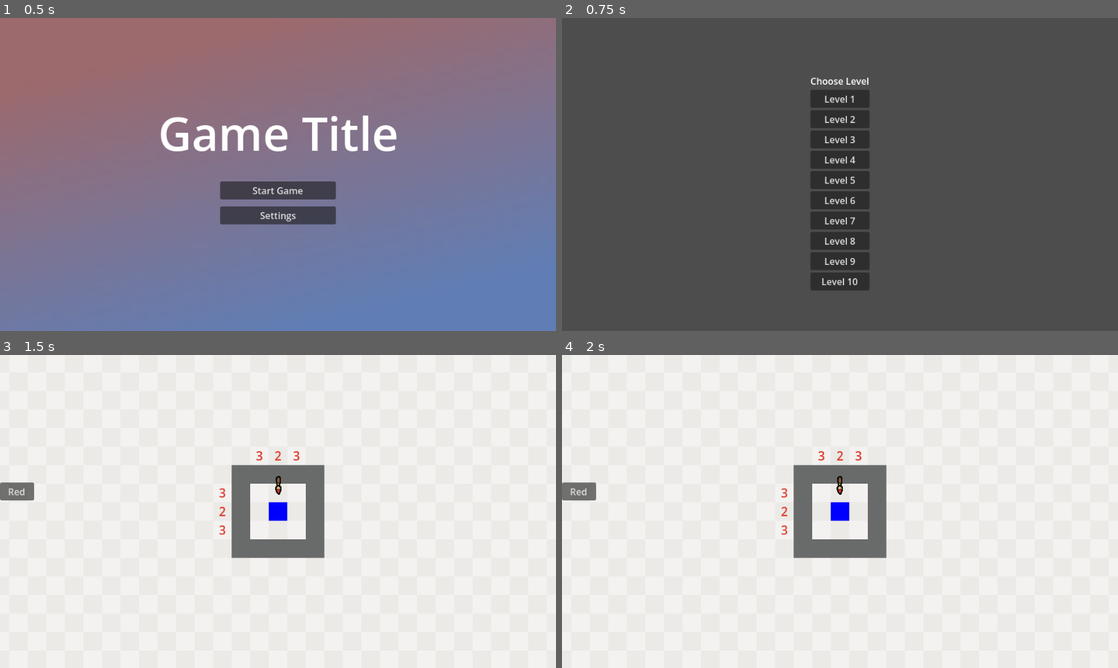
Above: before the commit, frames 1-4 (two rows, left to right).
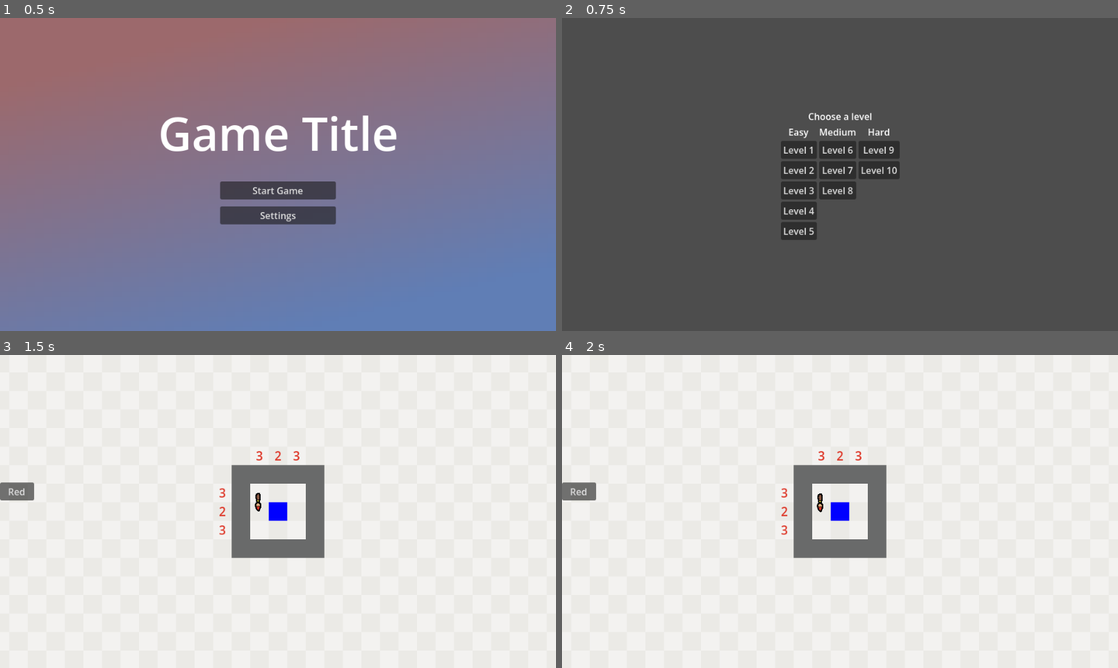
Above: after the commit, the same moments.

Repository: btoosey/Godot-Wild-Jam-99
Game: Godot game, scene res://scenes/main/main.tscn
Two runs of this game, one before a commit and one after it. Both use one fixed random seed, a clock stepped at 60 frames per second and the inputs below.
Inputs:
- Up to frame 1 (0.5 s): no input
- Up to frame 2 (0.75 s): click "Start Game" at 0.5 s
- Up to frame 3 (1.5 s): click "Level 2" at 1.25 s
- Up to frame 4 (2 s): no input

Frame 1 is identical in both runs. In frame 2, 6.9% of the frame differs, in the area x 39-61%, y 19-87%; in frame 3, 0.1%; in frame 4, 0.1%.

Commit message:
ADD: organised levels into difficulty

Diff:
--- a/scenes/main/main.tscn
+++ b/scenes/main/main.tscn
@@ -104,82 +104,119 @@
 visible = false
 script = ExtResource("7_ouso4")
 
-[node name="VBoxContainer" type="VBoxContainer" parent="LevelSelect" unique_id=181954482]
+[node name="Levels" type="VBoxContainer" parent="LevelSelect" unique_id=536352581]
 anchors_preset = 8
 anchor_left = 0.5
 anchor_top = 0.5
 anchor_right = 0.5
 anchor_bottom = 0.5
-offset_left = -51.0
-offset_top = -77.0
-offset_right = 51.0
-offset_bottom = 77.0
-grow_horizontal = 2
-grow_vertical = 2
-
-[node name="Label" type="Label" parent="LevelSelect/VBoxContainer" unique_id=271184574]
-layout_mode = 2
-text = "
-Choose Level"
-
-[node name="Levels" type="VBoxContainer" parent="LevelSelect/VBoxContainer" unique_id=1886944100]
-layout_mode = 2
-
-[node name="Level 1" type="Button" parent="LevelSelect/VBoxContainer/Levels" unique_id=137428368]
+offset_left = -102.5
+offset_top = -112.5
+offset_right = 102.5
+offset_bottom = 112.5
+grow_horizontal = 2
+grow_vertical = 2
+size_flags_horizontal = 4
+size_flags_vertical = 4
+
+[node name="Label" type="Label" parent="LevelSelect/Levels" unique_id=55819264]
+layout_mode = 2
+size_flags_horizontal = 4
+text = "Choose a level"
+
+[node name="Difficulties" type="HBoxContainer" parent="LevelSelect/Levels" unique_id=244345872]
+layout_mode = 2
+size_flags_horizontal = 4
+size_flags_vertical = 4
+
+[node name="Easy" type="VBoxContainer" parent="LevelSelect/Levels/Difficulties" unique_id=181954482]
+layout_mode = 2
+
+[node name="Label" type="Label" parent="LevelSelect/Levels/Difficulties/Easy" unique_id=271184574]
+layout_mode = 2
+size_flags_horizontal = 4
+text = "Easy"
+
+[node name="EasyLevels" type="VBoxContainer" parent="LevelSelect/Levels/Difficulties/Easy" unique_id=1886944100]
+layout_mode = 2
+
+[node name="Level 1" type="Button" parent="LevelSelect/Levels/Difficulties/Easy/EasyLevels" unique_id=137428368]
 layout_mode = 2
 text = "Level 1"
 script = ExtResource("7_b1x3f")
 level_scene = ExtResource("2_hujxm")
 
-[node name="Level 2" type="Button" parent="LevelSelect/VBoxContainer/Levels" unique_id=341662506]
+[node name="Level 2" type="Button" parent="LevelSelect/Levels/Difficulties/Easy/EasyLevels" unique_id=341662506]
 layout_mode = 2
 text = "Level 2"
 script = ExtResource("7_b1x3f")
 level_scene = ExtResource("10_raeie")
 
-[node name="Level 3" type="Button" parent="LevelSelect/VBoxContainer/Levels" unique_id=1515643934]
+[node name="Level 3" type="Button" parent="LevelSelect/Levels/Difficulties/Easy/EasyLevels" unique_id=1515643934]
 layout_mode = 2
 text = "Level 3"
 script = ExtResource("7_b1x3f")
 level_scene = ExtResource("11_hxu8e")
 
-[node name="Level 4" type="Button" parent="LevelSelect/VBoxContainer/Levels" unique_id=1539580581]
+[node name="Level 4" type="Button" parent="LevelSelect/Levels/Difficulties/Easy/EasyLevels" unique_id=1539580581]
 layout_mode = 2
 text = "Level 4"
 script = ExtResource("7_b1x3f")
 level_scene = ExtResource("12_nvumn")
 
-[node name="Level 5" type="Button" parent="LevelSelect/VBoxContainer/Levels" unique_id=881757263]
+[node name="Level 5" type="Button" parent="LevelSelect/Levels/Difficulties/Easy/EasyLevels" unique_id=881757263]
 layout_mode = 2
 text = "Level 5"
 script = ExtResource("7_b1x3f")
 level_scene = ExtResource("13_ou6is")
 
-[node name="Level 6" type="Button" parent="LevelSelect/VBoxContainer/Levels" unique_id=1481485533]
+[node name="Medium" type="VBoxContainer" parent="LevelSelect/Levels/Difficulties" unique_id=804535895]
+layout_mode = 2
+
+[node name="Label" type="Label" parent="LevelSelect/Levels/Difficulties/Medium" unique_id=1139271354]
+layout_mode = 2
+size_flags_horizontal = 4
+text = "Medium"
+
+[node name="MediumLevels" type="VBoxContainer" parent="LevelSelect/Levels/Difficulties/Medium" unique_id=1627309505]
+layout_mode = 2
+
+[node name="Level 6" type="Button" parent="LevelSelect/Levels/Difficulties/Medium/MediumLevels" unique_id=1261150055]
 layout_mode = 2
 text = "Level 6"
 script = ExtResource("7_b1x3f")
 level_scene = ExtResource("14_hxu8e")
 
-[node name="Level 7" type="Button" parent="LevelSelect/VBoxContainer/Levels" unique_id=973178330]
+[node name="Level 7" type="Button" parent="LevelSelect/Levels/Difficulties/Medium/MediumLevels" unique_id=2037730415]
 layout_mode = 2
 text = "Level 7"
 script = ExtResource("7_b1x3f")
 level_scene = ExtResource("15_nvumn")
 
-[node name="Level 8" type="Button" parent="LevelSelect/VBoxContainer/Levels" unique_id=1868364778]
+[node name="Level 8" type="Button" parent="LevelSelect/Levels/Difficulties/Medium/MediumLevels" unique_id=24334151]
 layout_mode = 2
 text = "Level 8"
 script = ExtResource("7_b1x3f")
 level_scene = ExtResource("16_ou6is")
 
-[node name="Level 9" type="Button" parent="LevelSelect/VBoxContainer/Levels" unique_id=1055256419]
+[node name="Hard" type="VBoxContainer" parent="LevelSelect/Levels/Difficulties" unique_id=1211632039]
+layout_mode = 2
+
+[node name="Label" type="Label" parent="LevelSelect/Levels/Difficulties/Hard" unique_id=1627844714]
+layout_mode = 2
+size_flags_horizontal = 4
+text = "Hard"
+
+[node name="HardLevels" type="VBoxContainer" parent="LevelSelect/Levels/Difficulties/Hard" unique_id=41498323]
+layout_mode = 2
+
+[node name="Level 9" type="Button" parent="LevelSelect/Levels/Difficulties/Hard/HardLevels" unique_id=385476995]
 layout_mode = 2
 text = "Level 9"
 script = ExtResource("7_b1x3f")
 level_scene = ExtResource("17_necax")
 
-[node name="Level 10" type="Button" parent="LevelSelect/VBoxContainer/Levels" unique_id=565471103]
+[node name="Level 10" type="Button" parent="LevelSelect/Levels/Difficulties/Hard/HardLevels" unique_id=1319683555]
 layout_mode = 2
 text = "Level 10"
 script = ExtResource("7_b1x3f")
@@ -284,16 +321,16 @@
 script = ExtResource("8_yyfjg")
 
 [connection signal="pressed" from="MainMenu/MainMenuButtons/StartGame" to="MainMenu" method="_on_start_game_pressed"]
-[connection signal="pressed" from="LevelSelect/VBoxContainer/Levels/Level 1" to="LevelSelect/VBoxContainer/Levels/Level 1" method="_on_pressed"]
-[connection signal="pressed" from="LevelSelect/VBoxContainer/Levels/Level 2" to="LevelSelect/VBoxContainer/Levels/Level 2" method="_on_pressed"]
-[connection signal="pressed" from="LevelSelect/VBoxContainer/Levels/Level 3" to="LevelSelect/VBoxContainer/Levels/Level 3" method="_on_pressed"]
-[connection signal="pressed" from="LevelSelect/VBoxContainer/Levels/Level 4" to="LevelSelect/VBoxContainer/Levels/Level 4" method="_on_pressed"]
-[connection signal="pressed" from="LevelSelect/VBoxContainer/Levels/Level 5" to="LevelSelect/VBoxContainer/Levels/Level 5" method="_on_pressed"]
-[connection signal="pressed" from="LevelSelect/VBoxContainer/Levels/Level 6" to="LevelSelect/VBoxContainer/Levels/Level 6" method="_on_pressed"]
-[connection signal="pressed" from="LevelSelect/VBoxContainer/Levels/Level 7" to="LevelSelect/VBoxContainer/Levels/Level 7" method="_on_pressed"]
-[connection signal="pressed" from="LevelSelect/VBoxContainer/Levels/Level 8" to="LevelSelect/VBoxContainer/Levels/Level 8" method="_on_pressed"]
-[connection signal="pressed" from="LevelSelect/VBoxContainer/Levels/Level 9" to="LevelSelect/VBoxContainer/Levels/Level 9" method="_on_pressed"]
-[connection signal="pressed" from="LevelSelect/VBoxContainer/Levels/Level 10" to="LevelSelect/VBoxContainer/Levels/Level 10" method="_on_pressed"]
+[connection signal="pressed" from="LevelSelect/Levels/Difficulties/Easy/EasyLevels/Level 1" to="LevelSelect/Levels/Difficulties/Easy/EasyLevels/Level 1" method="_on_pressed"]
+[connection signal="pressed" from="LevelSelect/Levels/Difficulties/Easy/EasyLevels/Level 2" to="LevelSelect/Levels/Difficulties/Easy/EasyLevels/Level 2" method="_on_pressed"]
+[connection signal="pressed" from="LevelSelect/Levels/Difficulties/Easy/EasyLevels/Level 3" to="LevelSelect/Levels/Difficulties/Easy/EasyLevels/Level 3" method="_on_pressed"]
+[connection signal="pressed" from="LevelSelect/Levels/Difficulties/Easy/EasyLevels/Level 4" to="LevelSelect/Levels/Difficulties/Easy/EasyLevels/Level 4" method="_on_pressed"]
+[connection signal="pressed" from="LevelSelect/Levels/Difficulties/Easy/EasyLevels/Level 5" to="LevelSelect/Levels/Difficulties/Easy/EasyLevels/Level 5" method="_on_pressed"]
+[connection signal="pressed" from="LevelSelect/Levels/Difficulties/Medium/MediumLevels/Level 6" to="LevelSelect/Levels/Difficulties/Medium/MediumLevels/Level 6" method="_on_pressed"]
+[connection signal="pressed" from="LevelSelect/Levels/Difficulties/Medium/MediumLevels/Level 7" to="LevelSelect/Levels/Difficulties/Medium/MediumLevels/Level 7" method="_on_pressed"]
+[connection signal="pressed" from="LevelSelect/Levels/Difficulties/Medium/MediumLevels/Level 8" to="LevelSelect/Levels/Difficulties/Medium/MediumLevels/Level 8" method="_on_pressed"]
+[connection signal="pressed" from="LevelSelect/Levels/Difficulties/Hard/HardLevels/Level 9" to="LevelSelect/Levels/Difficulties/Hard/HardLevels/Level 9" method="_on_pressed"]
+[connection signal="pressed" from="LevelSelect/Levels/Difficulties/Hard/HardLevels/Level 10" to="LevelSelect/Levels/Difficulties/Hard/HardLevels/Level 10" method="_on_pressed"]
 [connection signal="pressed" from="PauseMenu/VBoxContainer/ResumeButton" to="PauseMenu" method="_on_resume_button_pressed"]
 [connection signal="pressed" from="PauseMenu/VBoxContainer/RestartLevelButton" to="PauseMenu" method="_on_restart_level_button_pressed"]
 [connection signal="pressed" from="PauseMenu/VBoxContainer/LevelSelectButton" to="PauseMenu" method="_on_level_select_button_pressed"]
--- a/scripts/ui/level_select_menu/level_select.gd
+++ b/scripts/ui/level_select_menu/level_select.gd
@@ -1,12 +1,23 @@
 extends CanvasLayer
 
-@onready var levels: VBoxContainer = $VBoxContainer/Levels
+
 @onready var level_loader_reloader: Node = $"../LevelLoaderReloader"
 @onready var game_state_machine: GameStateMachine = $"../GameStateMachine"
+@onready var easy_levels: VBoxContainer = $Levels/Difficulties/Easy/EasyLevels
+@onready var medium_levels: VBoxContainer = $Levels/Difficulties/Medium/MediumLevels
+@onready var hard_levels: VBoxContainer = $Levels/Difficulties/Hard/HardLevels
 
 
 func _ready() -> void:
-	for button in levels.get_children():
+	var levels = []
+	for btn in easy_levels.get_children():
+		levels.append(btn)
+	for btn in medium_levels.get_children():
+		levels.append(btn)
+	for btn in hard_levels.get_children():
+		levels.append(btn)
+
+	for button in levels:
 		button.level_selected.connect(_on_level_selected)
 
 
